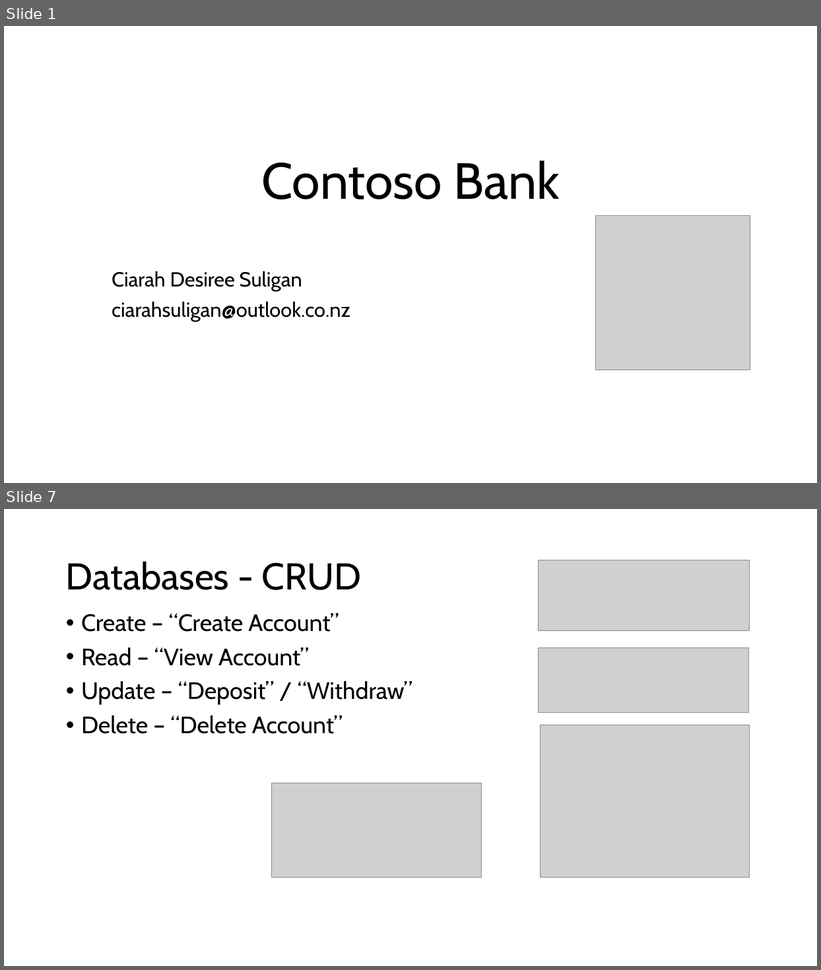
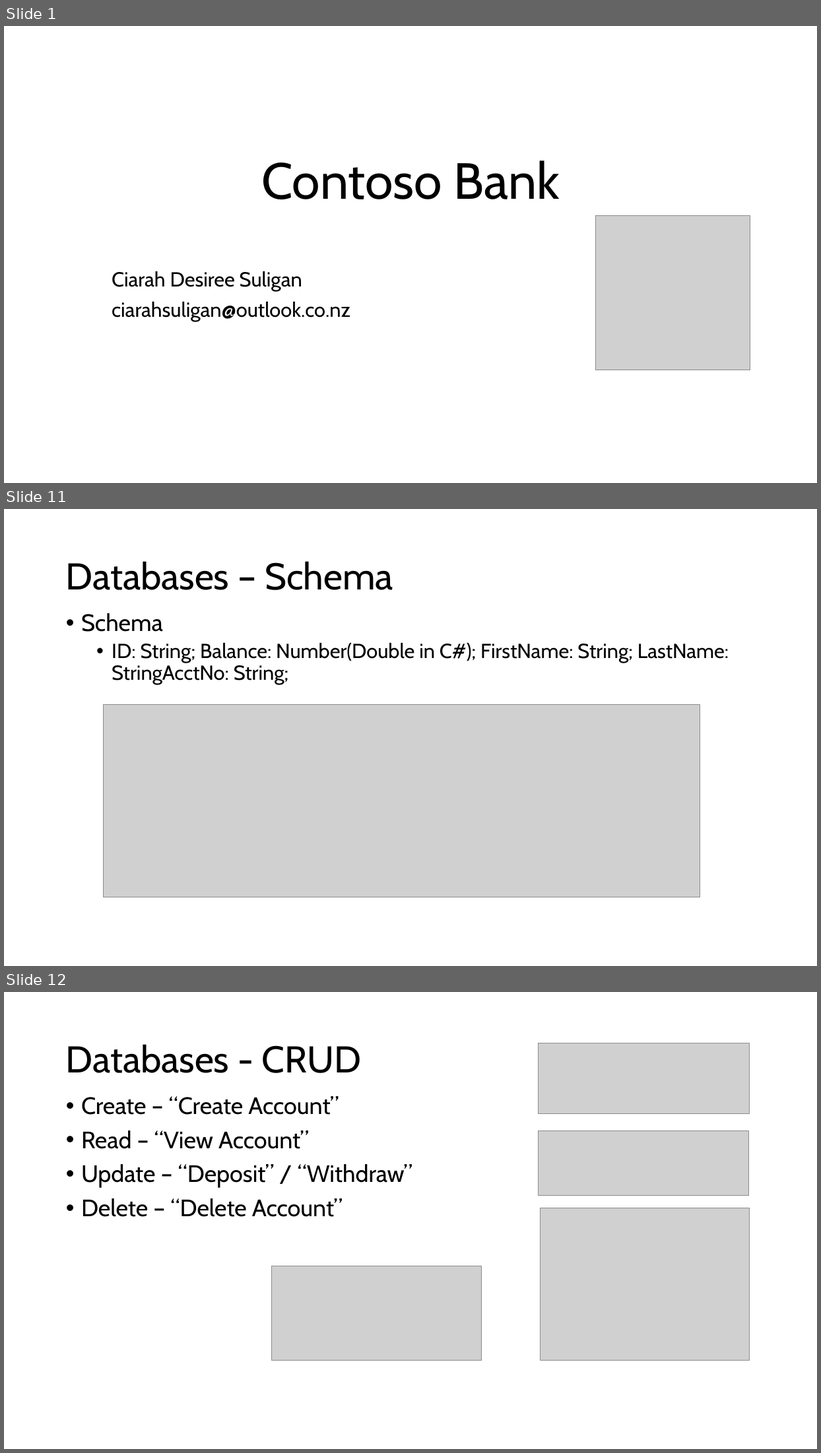
Before and after one commit to cdsuligan/MSAPhase2, a slide deck: MSA Assessment Deck.pptx. Shown one above the other, each under a label of ours: slides 1 and 7 before the commit, slides 1, 11 and 12 after it; the slides between them are not shown. The pictures are 821x970 and 821x1453 pixels, drawn with LibreOffice and Linux fonts; fonts in the diff are those of the drawing; grey boxes stand for pictures; background and template pictures are left out. Boxes give left, top, right and bottom in pixels: in the first picture for what was removed or moved away, otherwise in the second. Text is boxed around its words. In the diff, an @@ line names an element or a change of style, - is before the commit and + after.

```diff
--- a/MSA Assessment Deck.pptx
+++ b/MSA Assessment Deck.pptx
@@ slide 11 added at <box>4,509,817,966</box>, background picture (left out) @@
@@ title added at <box>66,561,393,590</box>, 44 pt, text #000000 @@
+Databases – Schema
@@ text added at <box>81,613,729,685</box>, 24 pt, text #000000 @@
+• Schema
+  • ID: String; Balance: Number(Double in C#); FirstName: String; LastName: StringAcctNo: String;
@@ picture added at <box>104,705,700,898</box> @@
@@ what was slide 7 is now slide 12 @@
```
Also in this commit, not shown: 6 slides changed, 5 other slides added, 1 other file.
